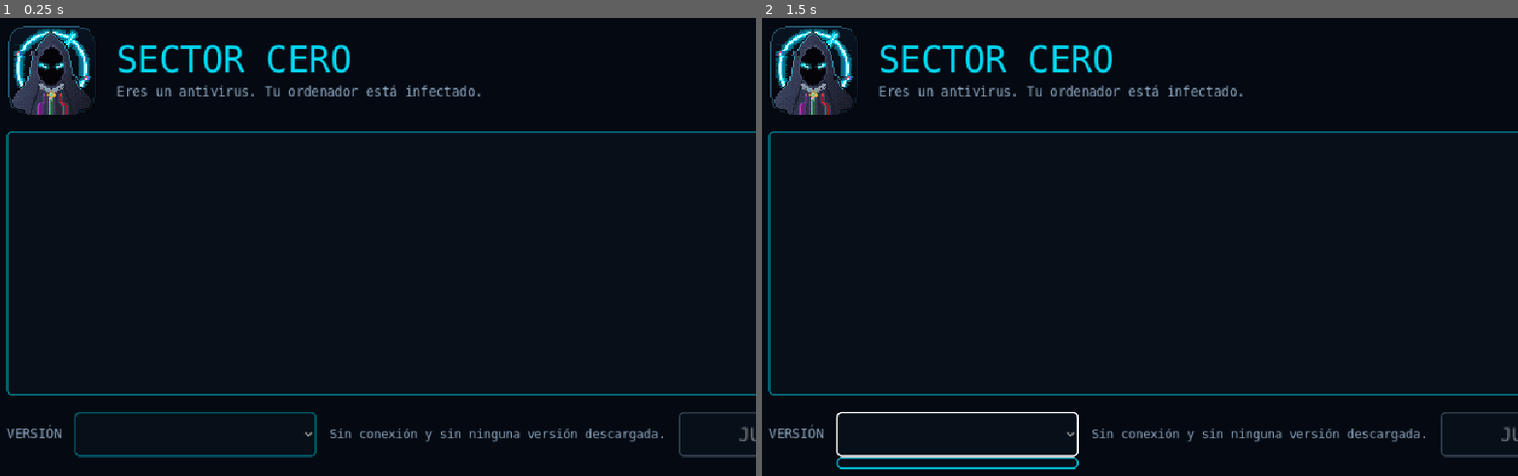
Above: before the commit, frames 1-2 (left to right).
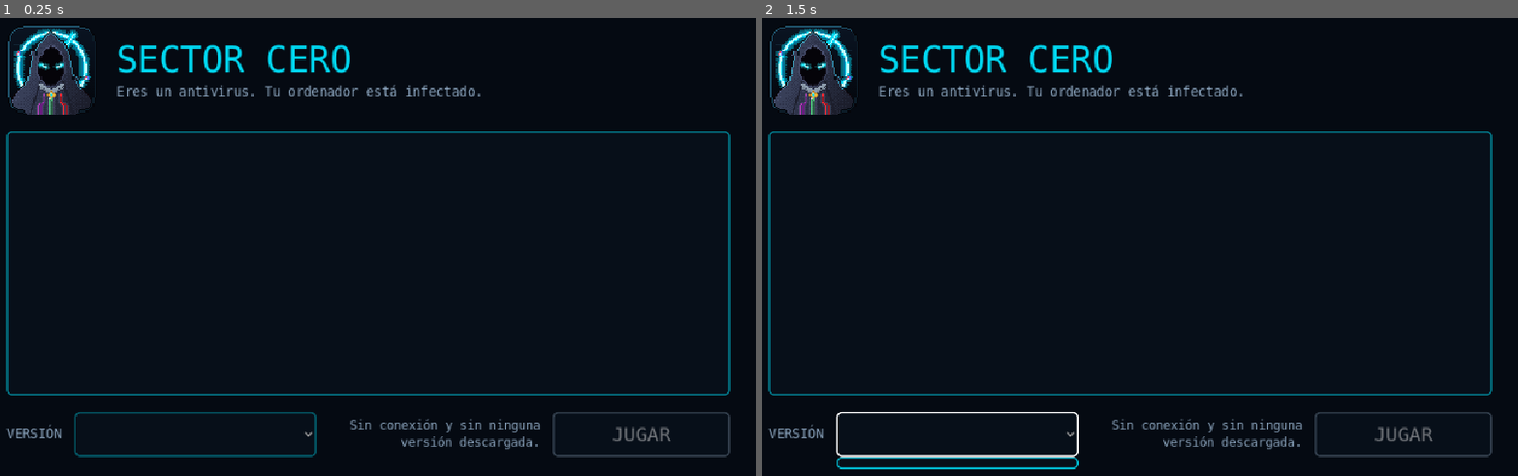
Above: after the commit, the same moments.

Repository: adro158/sector-cero
Game: Godot game, scene res://lanzador.tscn
Same seed, same stepped clock (60 frames per second), same inputs: the game is played once before the commit and once after it.
Inputs (mouse positions are in pixels of both pictures, inside the frame that each line leads up to):
- Up to frame 1 (0.25 s): no input
- Up to frame 2 (1.5 s): tap Enter at 0.5 s; click (958, 434) at 1.27 s

The runs differ from the first frame. In frame 1, 1.5% of the frame differs, in the area x 43-100%, y 24-96%; in frame 2, 1.5%.

Commit message:
feat(lanzador): que el lanzador se actualice solo y aguante sin GitHub
Cada release publica también el .pck del lanzador (lanzador_windows.pck y
lanzador_linux.pck). Si es más nuevo, el lanzador lo baja y se vuelve a abrir;
su autoload lo carga al arrancar, como el Actualizador del juego. Probado con
un parche hecho a mano.

Además guarda la última lista de versiones: si GitHub no contesta (sin
conexión, o porque solo deja 60 consultas por hora a cada red y en el
instituto todos comparten la misma), se usa la guardada y se puede seguir
bajando versiones, que no cuentan para ese límite.

Co-Authored-By: Claude Opus 5.5 <noreply@anthropic.com>

Diff:
--- /dev/null
+++ b/lanzador/actualizador_lanzador.gd
@@ -0,0 +1,51 @@
+extends Node
+
+## El lanzador también se actualiza solo, como el juego (el Actualizador de
+## projecte/globales/): cada release publica su .pck (lanzador_windows.pck y
+## lanzador_linux.pck). Si es más nuevo que el que hay, lanzador.gd lo baja a
+## PARCHE y abre el lanzador otra vez. Al arrancar, este autoload lo carga
+## antes que nada (en _init), y todo lo demás (la pantalla, la biblioteca) sale
+## ya del nuevo.
+##
+## Si se instala un lanzador más nuevo que el parche (con el instalador de
+## otra versión), el parche viejo se borra.
+
+const Biblioteca := preload("res://biblioteca.gd")
+const PARCHE := "user://lanzador_actualizacion.pck"
+const VERSION_PARCHE := "user://lanzador_actualizacion.txt"
+
+
+func _init() -> void:
+	if not OS.has_feature("template") or not FileAccess.file_exists(PARCHE):
+		return
+	var version_parche := FileAccess.get_file_as_string(VERSION_PARCHE).strip_edges()
+	var version_ejecutable: String = ProjectSettings.get_setting("application/config/version", "")
+	if Biblioteca._comparar(version_parche, version_ejecutable) > 0:
+		ProjectSettings.load_resource_pack(PARCHE)
+	else:
+		DirAccess.remove_absolute(PARCHE)
+		DirAccess.remove_absolute(VERSION_PARCHE)
+
+
+## La versión del lanzador que está en marcha: la del parche, si se ha
+## cargado uno. Con load() para leer la del parche y no la del ejecutable.
+func version_actual() -> String:
+	return load("res://version.gd").ACTUAL
+
+
+## Si la release es más nueva que este lanzador y trae su .pck, lo baja y abre
+## el lanzador otra vez. Devuelve false si no hay nada que hacer.
+func actualizar_si_hay(release: Dictionary, biblioteca: Node) -> bool:
+	# Un lanzador exportado a mano (versión "desarrollo") no se actualiza: si
+	# no, al probarlo se cambiaría solo por el publicado.
+	if not OS.has_feature("template") or version_actual() == "desarrollo" \
+			or Biblioteca._comparar(release.tag_name, version_actual()) <= 0:
+		return false
+	var nombre := "lanzador_%s.pck" % ("windows" if OS.get_name() == "Windows" else "linux")
+	for archivo in release.get("assets", []):
+		if archivo.name == nombre and await biblioteca.descargar_a(archivo.browser_download_url, archivo.size, ProjectSettings.globalize_path(PARCHE)):
+			FileAccess.open(VERSION_PARCHE, FileAccess.WRITE).store_string(release.tag_name)
+			OS.create_process(OS.get_executable_path(), [])
+			get_tree().quit()
+			return true
+	return false
--- a/lanzador/biblioteca.gd
+++ b/lanzador/biblioteca.gd
@@ -20,12 +20,23 @@
 ## Las versiones descargadas: un .pck por versión, como "v1.2.pck".
 const CARPETA := "user://versiones/"
 
+## La última lista de releases que contestó GitHub (ver pedir_releases).
+const LISTA := "user://releases.json"
+
+## Si la lista que ha dado pedir_releases es la guardada y no la de ahora.
+var lista_guardada := false
 var _descarga: HTTPRequest
 var _tamano := 0
 
 
-## Las releases que se pueden jugar, de la más nueva a la más antigua, o una
-## lista vacía si no hay conexión. Las pruebas (prerelease) no se ofrecen.
+## Las releases que se pueden jugar, de la más nueva a la más antigua. Las
+## pruebas (prerelease) no se ofrecen.
+##
+## Si GitHub no contesta, la última lista que se consiguió (lista_guardada
+## pasa a true). Pasa sin conexión, pero también con conexión: GitHub solo
+## deja 60 consultas por hora a cada red, y en el instituto todos salen por
+## la misma (le pasó al probarlo, 20/10). Bajar los .pck no cuenta para ese
+## límite, así que con la lista guardada se puede seguir eligiendo versión.
 func pedir_releases() -> Array:
 	var peticion := HTTPRequest.new()
 	peticion.timeout = 8.0
@@ -33,9 +44,17 @@
 	peticion.request(RELEASES, CABECERAS)
 	var resultado: Array = await peticion.request_completed
 	peticion.queue_free()
-	if resultado[0] != HTTPRequest.RESULT_SUCCESS or resultado[1] != 200:
+	var texto := ""
+	lista_guardada = resultado[0] != HTTPRequest.RESULT_SUCCESS or resultado[1] != 200
+	if lista_guardada:
+		if FileAccess.file_exists(LISTA):
+			texto = FileAccess.get_file_as_string(LISTA)
+	else:
+		texto = resultado[3].get_string_from_utf8()
+		FileAccess.open(LISTA, FileAccess.WRITE).store_string(texto)
+	if texto.is_empty():
 		return []
-	var releases = JSON.parse_string(resultado[3].get_string_from_utf8())
+	var releases = JSON.parse_string(texto)
 	if not releases is Array:
 		return []
 	return releases.filter(func(release): return not release.prerelease and not release.draft and not _pck_de(release).is_empty())
@@ -45,6 +64,8 @@
 ## Es lo que se ofrece sin conexión.
 func descargadas() -> Array:
 	var versiones := []
+	if not DirAccess.dir_exists_absolute(CARPETA):
+		return versiones
 	for fichero in DirAccess.get_files_at(CARPETA):
 		if fichero.ends_with(".pck"):
 			versiones.append(fichero.get_basename())
@@ -59,23 +80,29 @@
 ## Baja el .pck de la release a la biblioteca. Devuelve si ha ido bien.
 func descargar(release: Dictionary) -> bool:
 	var pck := _pck_de(release)
-	_tamano = pck.size
 	DirAccess.make_dir_recursive_absolute(CARPETA)
-	# A un fichero aparte: si se corta a medias, no queda un .pck roto que
-	# parezca descargado.
-	var temporal := _ruta(release.tag_name) + ".descarga"
+	return await descargar_a(pck.browser_download_url, pck.size, _ruta(release.tag_name))
+
+
+## Baja un fichero de ese tamaño a destino. Primero a un fichero aparte: si se
+## corta a medias, no queda uno roto que parezca descargado. También la usa el
+## actualizador del lanzador.
+func descargar_a(url: String, tamano: int, destino: String) -> bool:
+	_tamano = tamano
+	var temporal := destino + ".descarga"
 	_descarga = HTTPRequest.new()
 	_descarga.download_file = temporal
 	_descarga.timeout = 600.0
 	add_child(_descarga)
-	_descarga.request(pck.browser_download_url, CABECERAS)
+	_descarga.request(url, CABECERAS)
 	var resultado: Array = await _descarga.request_completed
 	_descarga.queue_free()
 	_descarga = null
 	var bien: bool = resultado[0] == HTTPRequest.RESULT_SUCCESS and resultado[1] == 200 \
-		and FileAccess.file_exists(temporal) and FileAccess.open(temporal, FileAccess.READ).get_length() == _tamano
+		and FileAccess.file_exists(temporal) and FileAccess.open(temporal, FileAccess.READ).get_length() == tamano
 	if bien:
-		DirAccess.rename_absolute(temporal, _ruta(release.tag_name))
+		DirAccess.remove_absolute(destino)
+		DirAccess.rename_absolute(temporal, destino)
 	else:
 		DirAccess.remove_absolute(temporal)
 	return bien
--- a/lanzador/lanzador.gd
+++ b/lanzador/lanzador.gd
@@ -93,6 +93,8 @@
 	_estado = Estilo.etiqueta("", 15, Estilo.TEXTO_SUAVE)
 	_estado.size_flags_horizontal = Control.SIZE_EXPAND_FILL
 	_estado.horizontal_alignment = HORIZONTAL_ALIGNMENT_RIGHT
+	# Los textos largos bajan de línea en vez de echar JUGAR de la ventana.
+	_estado.autowrap_mode = TextServer.AUTOWRAP_WORD_SMART
 	pie.add_child(_estado)
 	_jugar = Button.new()
 	_jugar.text = "JUGAR"
@@ -107,6 +109,9 @@
 	_jugar.disabled = true
 	_estado.text = "Buscando las versiones..."
 	_releases = await _biblioteca.pedir_releases()
+	# Si hay un lanzador más nuevo, se baja y se vuelve a abrir solo.
+	if not _releases.is_empty() and await ActualizadorLanzador.actualizar_si_hay(_releases[0], _biblioteca):
+		return
 	if _releases.is_empty():
 		# Sin conexión: las que ya están descargadas.
 		for version in _biblioteca.descargadas():
@@ -162,6 +167,8 @@
 func _listo() -> void:
 	_jugar.disabled = false
 	_estado.text = "Lista para jugar"
+	if _biblioteca.lista_guardada:
+		_estado.text += "\n(GitHub no contesta: lista guardada)"
 
 
 func _pulsar_jugar() -> void:
--- a/lanzador/project.godot
+++ b/lanzador/project.godot
@@ -17,6 +17,10 @@
 config/icon="res://icono.png"
 config/windows_native_icon="res://icono.ico"
 
+[autoload]
+
+ActualizadorLanzador="*res://actualizador_lanzador.gd"
+
 [display]
 
 window/size/viewport_width=960
--- /dev/null
+++ b/lanzador/version.gd
@@ -0,0 +1,5 @@
+extends RefCounted
+
+## La versión del lanzador. Aquí vale "desarrollo"; la GitHub Action la cambia
+## por la de la etiqueta al publicar (v1.5 da 1.5), como la del juego.
+const ACTUAL := "desarrollo"
Not shown, added: lanzador/actualizador_lanzador.gd.uid
Not shown, added: lanzador/version.gd.uid
Not shown, changed: .github/workflows/publicar_release.yml
